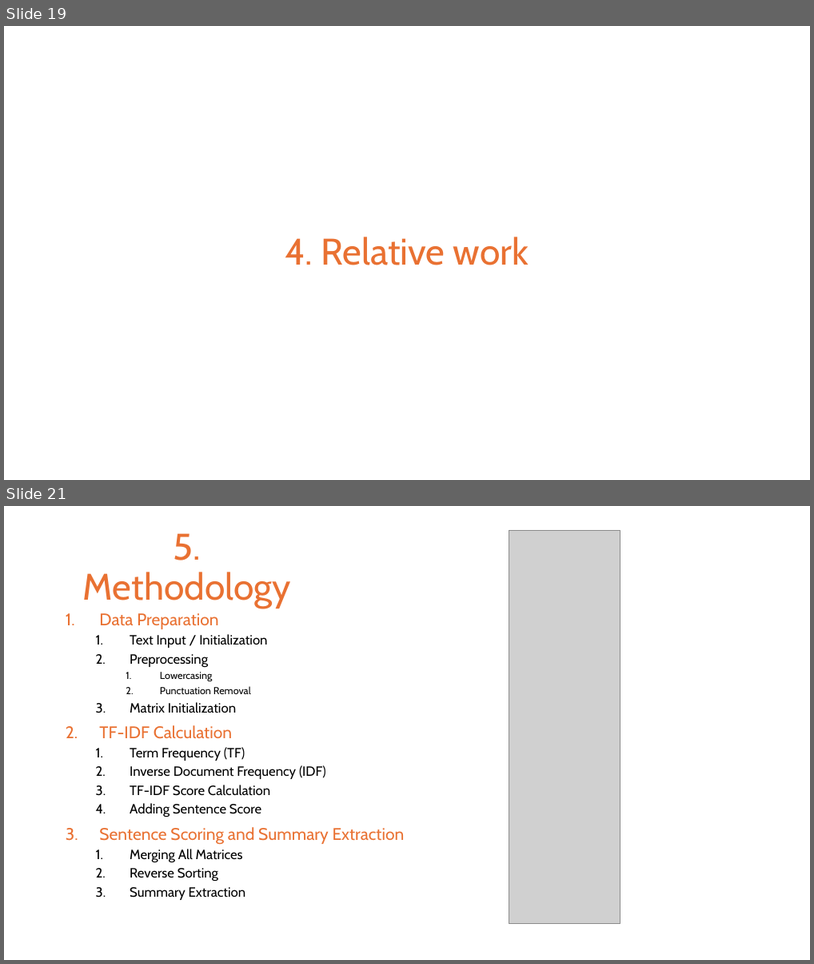
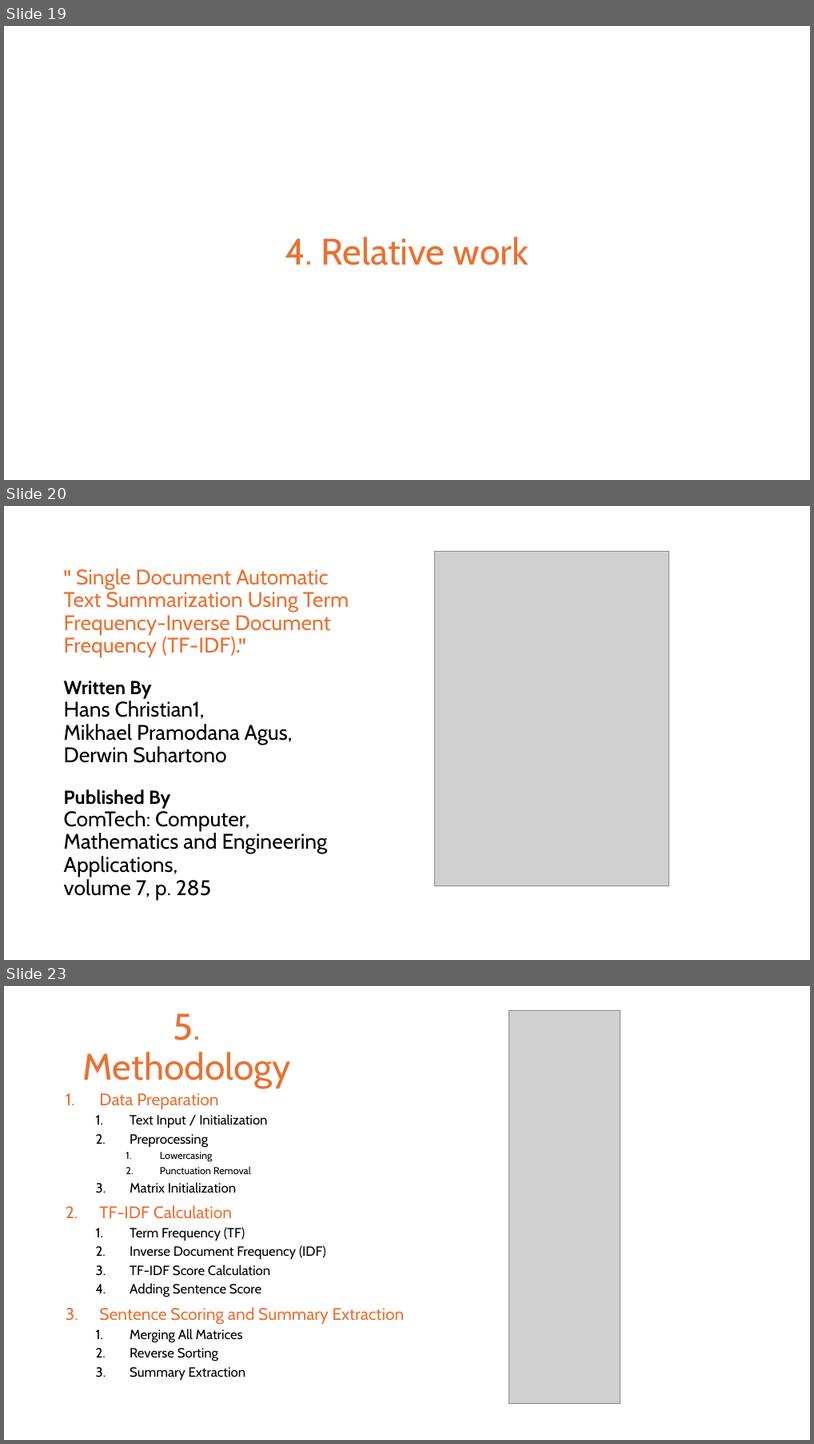
Before and after one commit to rayan2162/extractive_text_summarization_using_TF-IDF, a slide deck: presentation/Final_Presentation.pptx. Shown one above the other, each under a label of ours: slides 19 and 21 before the commit, slides 19, 20 and 23 after it; the slides between them are not shown. The pictures are 814x964 and 814x1444 pixels, drawn with LibreOffice and Linux fonts; fonts in the diff are those of the drawing; grey boxes stand for pictures. Boxes give left, top, right and bottom in pixels: in the first picture for what was removed or moved away, otherwise in the second. Text is boxed around its words. In the diff, an @@ line names an element or a change of style, - is before the commit and + after.

```diff
--- a/presentation/Final_Presentation.pptx
+++ b/presentation/Final_Presentation.pptx
@@ slide 20 added at (4,506,810,960), background #FFFFFF @@
@@ picture added at (435,552,670,886) @@
@@ title added at (64,568,349,900), 25.2 pt, text #000000 @@
+" Single Document Automatic Text Summarization Using Term Frequency-Inverse Document Frequency (TF-IDF)."
+Written By
+Hans Christian1,
+Mikhael Pramodana Agus,
+Derwin Suhartono
+Published By
+ComTech: Computer, Mathematics and Engineering Applications,
+volume 7, p. 285
@@ what was slide 21 is now slide 23 @@
```
Also in this commit, not shown: 1 slide changed, 1 other slide added.
